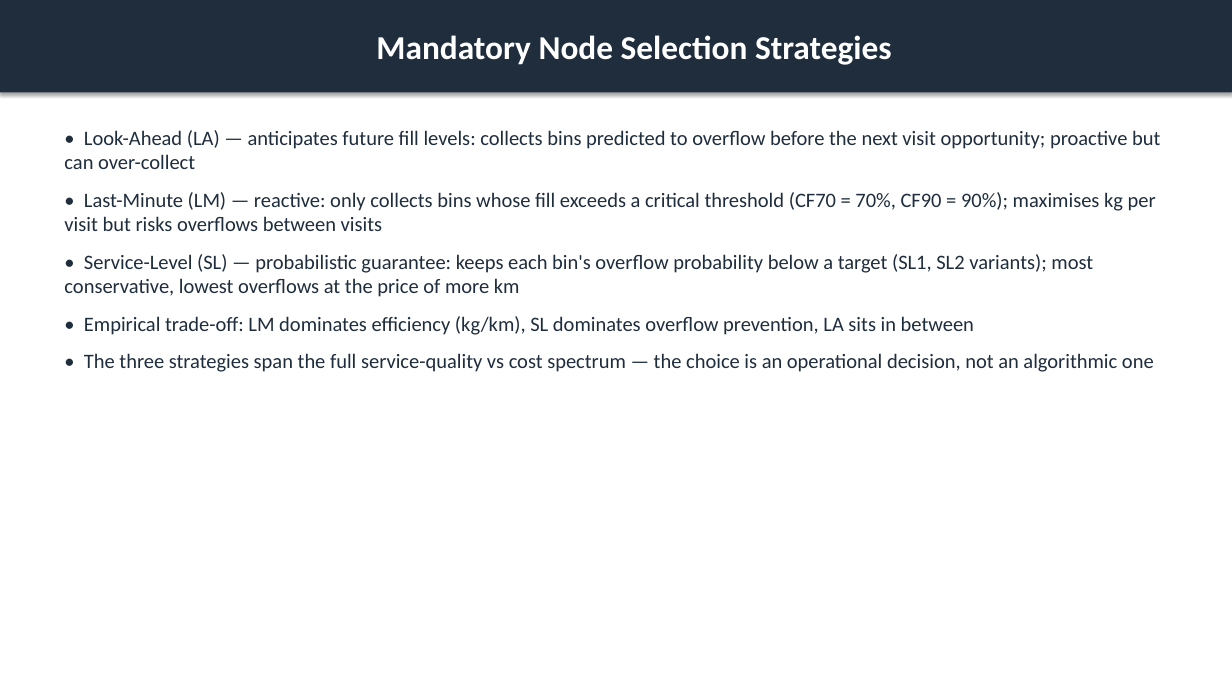
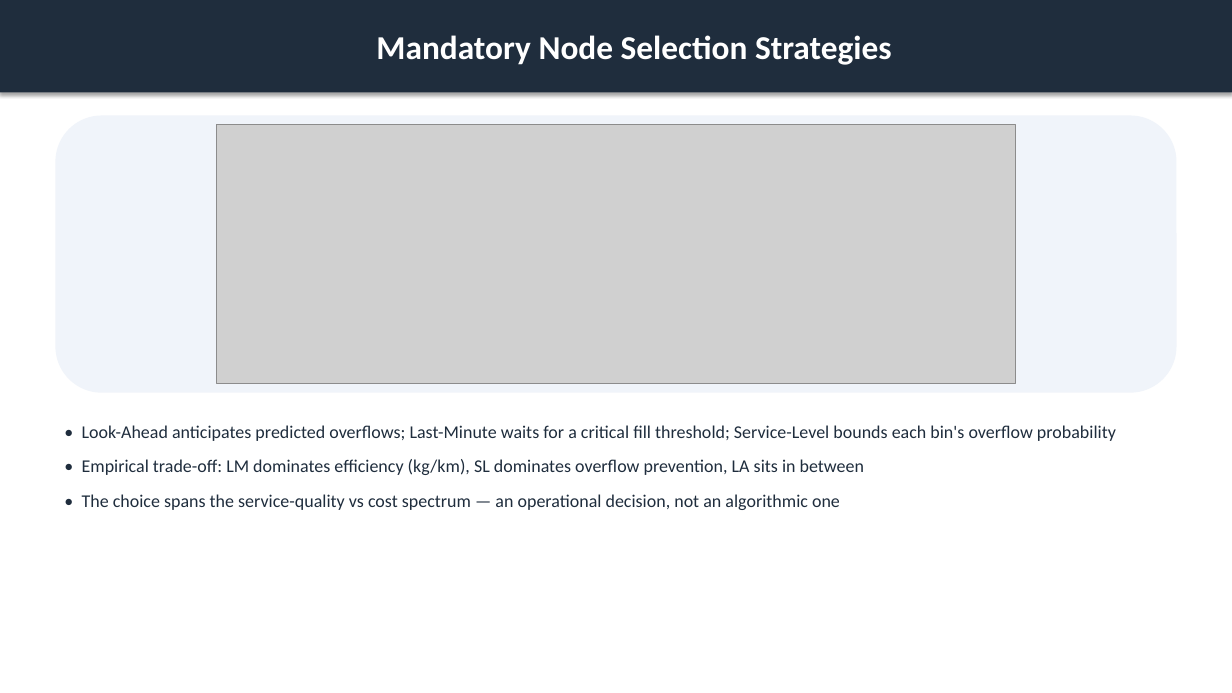
Before and after one commit to ACFHarbinger/WSmartPlus-Route, a slide deck: slide 5 of assets/windows/wsmart_route_results.pptx. Drawn at 1232x693 pixels with LibreOffice and Linux fonts; fonts in the diff are those of the drawing; grey boxes stand for pictures. Boxes give left, top, right and bottom in pixels: in the first picture for what was removed or moved away, otherwise in the second. Text is boxed around its words. In the diff, an @@ line names an element or a change of style, - is before the commit and + after.

```diff
--- a/assets/windows/wsmart_route_results.pptx
+++ b/assets/windows/wsmart_route_results.pptx
@@ rounded rectangle added at <box>55,116,1177,393</box>, fill #F0F4FA @@
@@ picture added at <box>217,125,1016,384</box> @@
@@ text "• Look-Ahead anticipates predicted overflows; ...": place and size @@
-text "• Look-Ahead anticipates predicted overflows; ..." at <box>64,130,1160,372</box>
+text "• Look-Ahead anticipates predicted overflows; ..." at <box>82,425,1116,510</box>
@@ text at <box>82,425,1116,441</box>: text changed; size 16 to 14 pt @@
-• Look-Ahead (LA) — anticipates future fill levels: collects bins predicted to overflow before the next visit opportunity; proactive but can over-collect
-• Last-Minute (LM) — reactive: only collects bins whose fill exceeds a critical threshold (CF70 = 70%, CF90 = 90%); maximises kg per visit but risks overflows between visits
-• Service-Level (SL) — probabilistic guarantee: keeps each bin's overflow probability below a target (SL1, SL2 variants); most conservative, lowest overflows at the price of more km
+• Look-Ahead anticipates predicted overflows; Last-Minute waits for a critical fill threshold; Service-Level bounds each bin's overflow probability
@@ text at <box>82,459,864,475</box>: size 16 to 14 pt in "• Empirical trade-off: LM dominates efficiency (kg/km), ..." @@
@@ text at <box>82,494,840,510</box>: text changed; size 16 to 14 pt @@
-• The three strategies span the full service-quality vs cost spectrum — the choice is an operational decision, not an algorithmic one
+• The choice spans the service-quality vs cost spectrum — an operational decision, not an algorithmic one
```
Also in this commit, not shown: 17 other slides changed, 17 other files.
